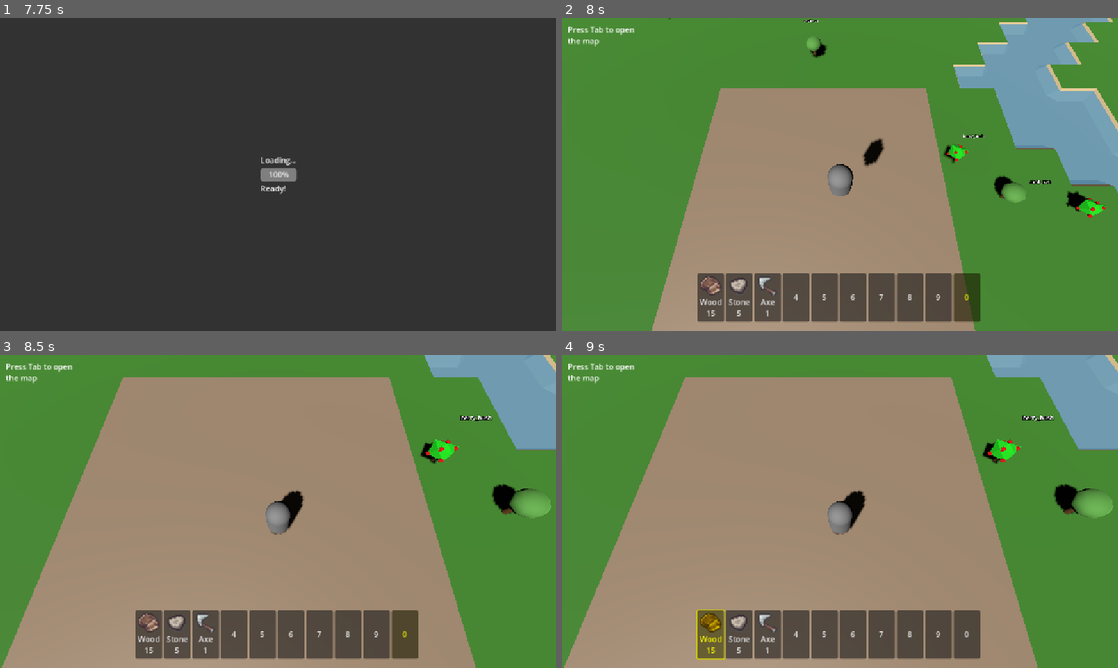
Above: before the commit, frames 1-4 (two rows, left to right).
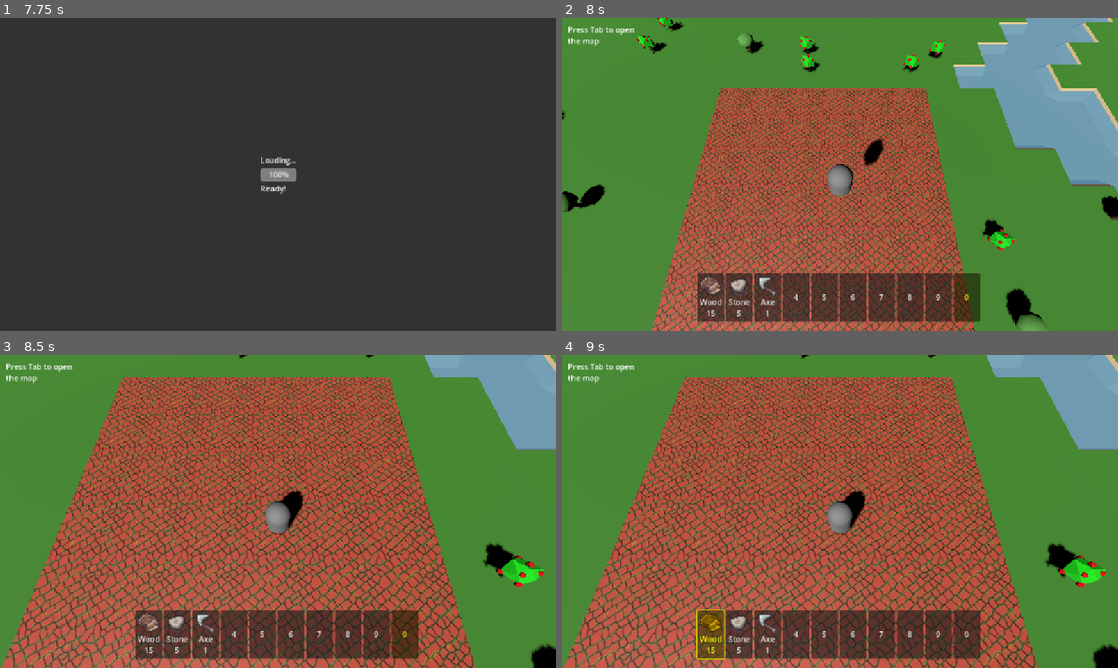
Above: after the commit, the same moments.

Repository: D1g1talfart/IslandGame
Game: Godot game, scene res://Main.tscn
The game is run twice, just before and just after one commit, with the same random seed, the same clock (stepped at 60 frames per second) and the same inputs.
Inputs (mouse positions are in pixels of both pictures, inside the frame that each line leads up to):
- Up to frame 1 (7.75 s): click "New Island" at 0.5 s; tap Enter (ui_accept) at 1.25, 1.52, 2, 2.75, 3.5, 4.25, 4.52, 5, 7.52 s; move the mouse to (400, 158) at 1.27 s; hold D (move_right) 1.28-2 s; tap 1 at 1.35 s; click (400, 158) at 1.42 s; drag from (166, 190) to (250, 237) at 2.02 s; move the mouse to (333, 105) at 2.77 s; hold D (move_right) 2.78-3.5 s; tap 0 at 2.85 s; drag from (250, 237) to (111, 127) at 3.52 s; move the mouse to (444, 221) at 4.27 s; hold A (move_left) 4.28-5 s; tap I at 4.35 s; drag from (111, 127) to (194, 96) at 5.02 s; move the mouse to (305, 174) at 5.77 s; hold S (move_backward) 5.78-6.5 s; tap P at 5.85 s; click (305, 174) at 5.92 s; drag from (194, 96) to (166, 190) at 6.52 s; move the mouse to (400, 158) at 7.27 s; hold W (move_forward) from 7.28 s (still down); tap Y at 7.35 s
- Up to frame 2 (8 s): keep holding W (move_forward)
- Up to frame 3 (8.5 s): release W (move_forward) at 8 s; drag from (166, 527) to (250, 574) at 8.02 s
- Up to frame 4 (9 s): click "Wood 15" at 8.75 s

Frame 1 is identical in both runs. In frame 2, 34% of the frame differs, in the area x 0-100%, y 0-100%; in frame 3, 58%; in frame 4, 58%.

Commit message:
added brick texture changed resource spawn rates

Diff:
--- a/3d_renderer.gd
+++ b/3d_renderer.gd
@@ -196,18 +196,31 @@
 	return material
 
 func create_plaza_material() -> StandardMaterial3D:
-	"""Create brick-like material for spawn plaza"""
+	"""Create brick material for spawn plaza with texture"""
 	var material = StandardMaterial3D.new()
-	material.albedo_color = Color(0.7, 0.6, 0.5)  # Brick-ish gray-tan color
+
+	# Load the brick texture
+	var brick_texture = load("res://Art/128x128MossyBrick.png") as Texture2D
+	if brick_texture:
+		material.albedo_texture = brick_texture
+		material.albedo_color = Color.WHITE  # Use white to show texture colors properly
+	else:
+		# Fallback to solid color if texture fails to load
+		material.albedo_color = Color(0.7, 0.6, 0.5)
+		print("Warning: Could not load brick texture, using solid color")
+
 	material.metallic = 0.1  # Slight metallic for constructed look
 	material.roughness = 0.6  # Smoother than dirt, rougher than metal
 	material.emission_enabled = true
-	material.emission = Color(0.7, 0.6, 0.5) * 0.08  # Slight warm glow
+	material.emission = Color(0.7, 0.6, 0.5) * 0.05  # Subtle warm glow
 
 	# Add some subtle brick-like properties
 	material.clearcoat_enabled = true
 	material.clearcoat = 0.2
 	material.clearcoat_roughness = 0.8
+
+	# Optional: Control texture tiling if you want it to repeat differently
+	material.uv1_scale = Vector3(1.0, 1.0, 1.0)  # Adjust these values to change tiling
 
 	return material
 
--- a/resource_spawner.gd
+++ b/resource_spawner.gd
@@ -16,7 +16,7 @@
 @export_group("Visual Settings")
 @export var resource_scale: float = 1.0
 @export var add_collision: bool = true
-@export var show_debug_names: bool = true
+@export var show_debug_names: bool = false
 
 # ============================================================================
 # CORE DATA
@@ -593,7 +593,6 @@
 			model_instance.position = Vector3(-9, 0, 0)
 			# Make it 50% bigger
 			model_instance.scale = Vector3.ONE * 1.5
-			print("ResourceSpawner: Applied manual offset and 50% scale to berry bush")
 		_:
 			# No offset for other models
 			pass
--- a/terrain_manager.gd
+++ b/terrain_manager.gd
@@ -88,6 +88,9 @@
 	TerrainType.LEVEL3_GRASS: [
 		{"type": "ancient_tree", "chance": 0.1, "max_per_tile": 1},
 		{"type": "crystal_node", "chance": 0.05, "max_per_tile": 1}
+	],
+	TerrainType.LEVEL3_DIRT: [
+		{"type": "crystal_node", "chance": 0.1, "max_per_tile": 1}
 	],
 	TerrainType.BEACH: [
 		{"type": "driftwood", "chance": 0.3, "max_per_tile": 2},
Binary file added: Art/128x128Brick.png
Not shown, added: Art/128x128Brick.png.import
Binary file added: Art/128x128MossyBrick.png
Not shown, added: Art/128x128MossyBrick.png.import
